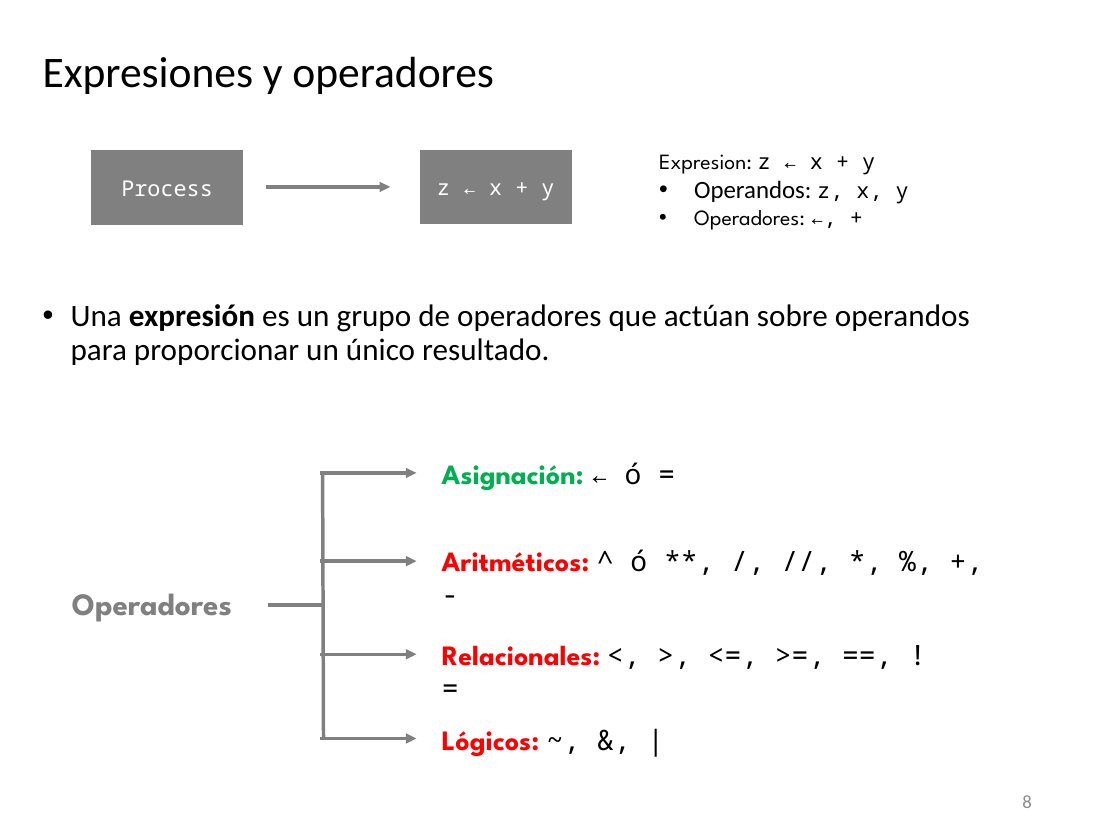
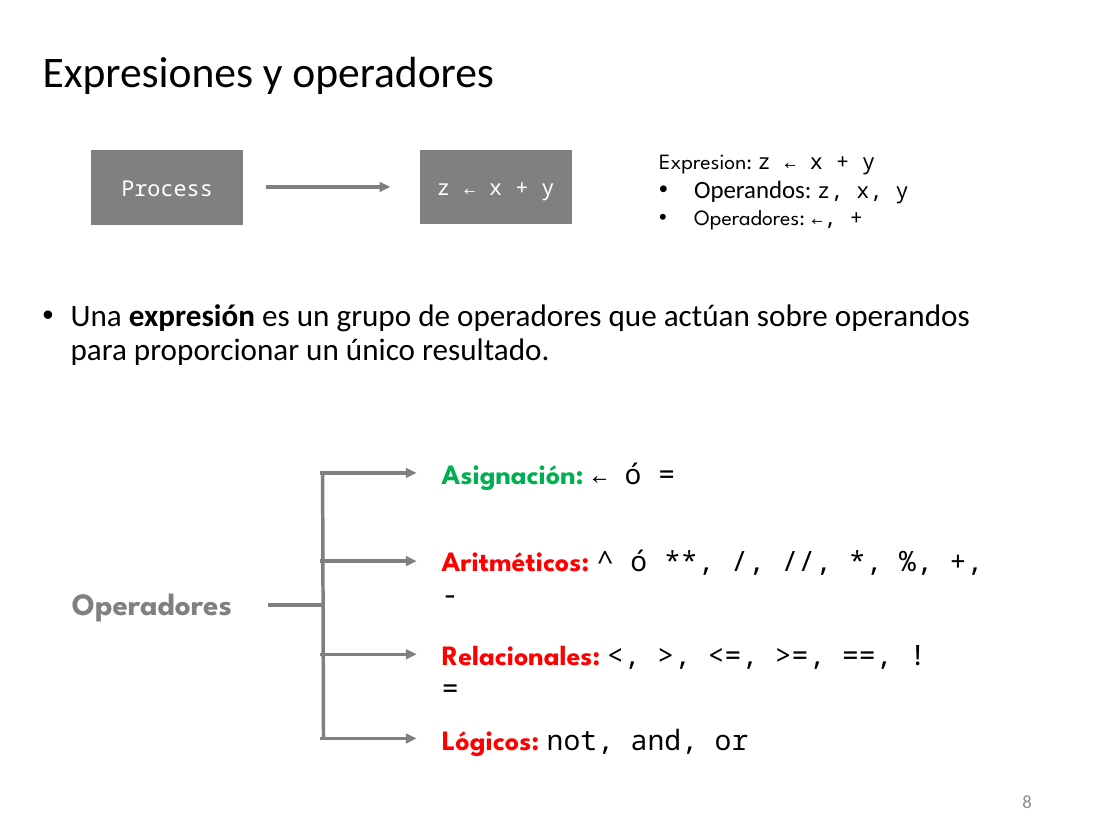
Before and after one commit to algoritmos-UdeA/logica1-20262, a slide deck: slide 8 of clases/4/teoria/clase-04.pptx. Drawn at 1120x840 pixels with LibreOffice and Linux fonts; fonts in the diff are those of the drawing. Boxes give left, top, right and bottom in pixels: in the first picture for what was removed or moved away, otherwise in the second. Text is boxed around its words. In the diff, an @@ line names an element or a change of style, - is before the commit and + after.

```diff
--- a/clases/4/teoria/clase-04.pptx
+++ b/clases/4/teoria/clase-04.pptx
@@ text at <box>442,728,749,756</box>: text changed; font League Spartan to Noto Sans Mono; text colour #FF0000 to #000000; bold off @@
-Lógicos: ~, &, |
+Lógicos: not, and, or
```
Also in this commit, not shown: 5 other slides changed, 6 slides added, 10 other files.
